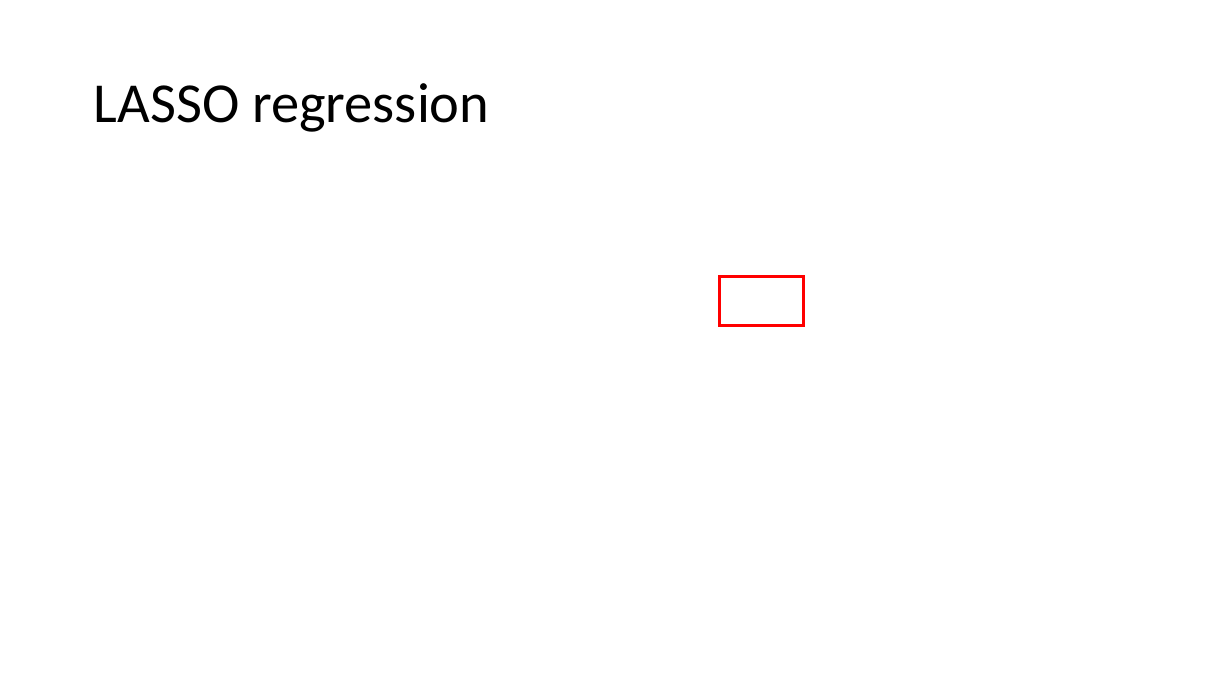
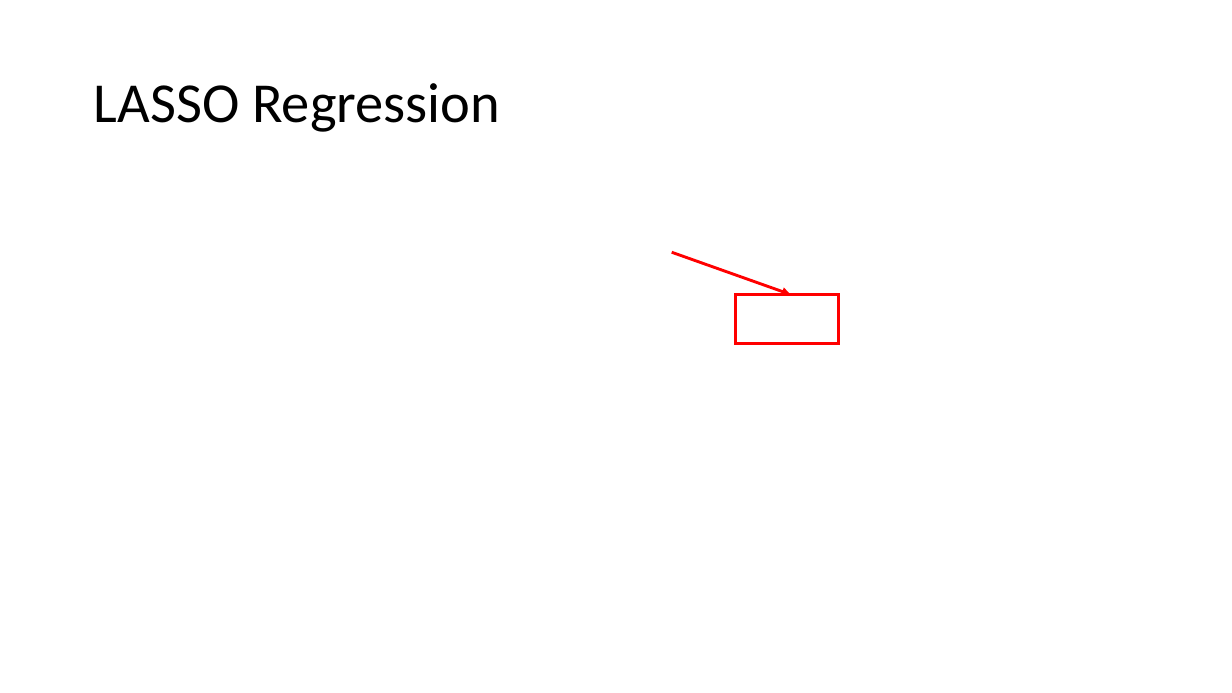
Before and after one commit to zz4fap/t319_aprendizado_de_maquina, a slide deck: slide 7 of slides/T319_Regressão_Linear (Parte VI).pptx (slide 11 before the commit). Drawn at 1232x693 pixels with LibreOffice and Linux fonts; fonts in the diff are those of the drawing; grey boxes stand for pictures. Boxes give left, top, right and bottom in pixels: in the first picture for what was removed or moved away, otherwise in the second. Text is boxed around its words. In the diff, an @@ line names an element or a change of style, - is before the commit and + after.

```diff
--- a/slides/T319_Regressão_Linear (Parte VI).pptx
+++ b/slides/T319_Regressão_Linear (Parte VI).pptx
@@ title at [94, 83, 500, 132]: text changed @@
-LASSO regression
+LASSO Regression
@@ arrow added from (672, 252) to (791, 295), #FF0000 2.25 pt @@
@@ rectangle: place and size @@
-rectangle at [719, 277, 803, 326]
+rectangle at [736, 295, 839, 344]
```
Also in this commit, not shown: 8 other slides changed, 3 slides added, 9 slides removed, 26 other files.
